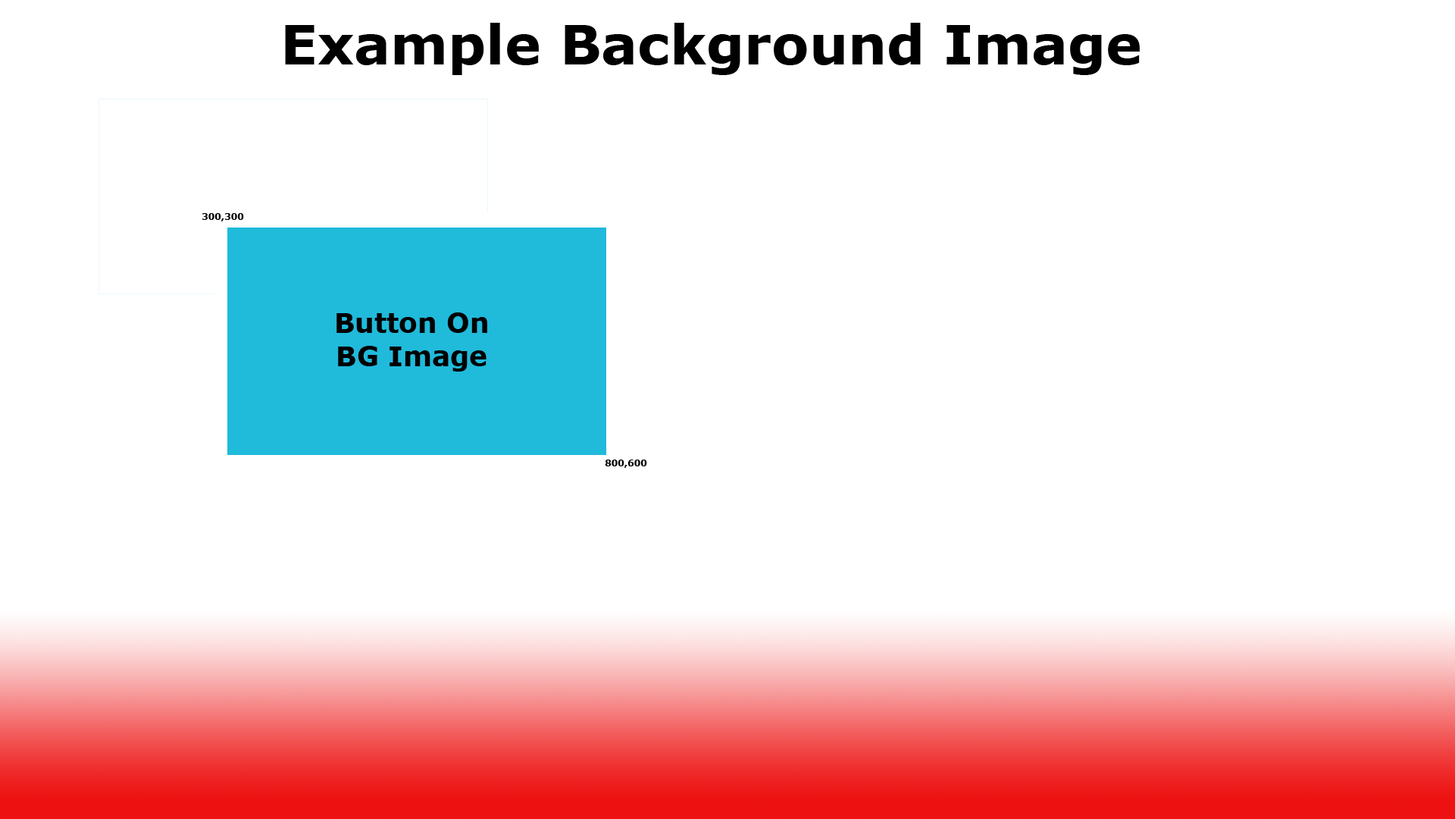
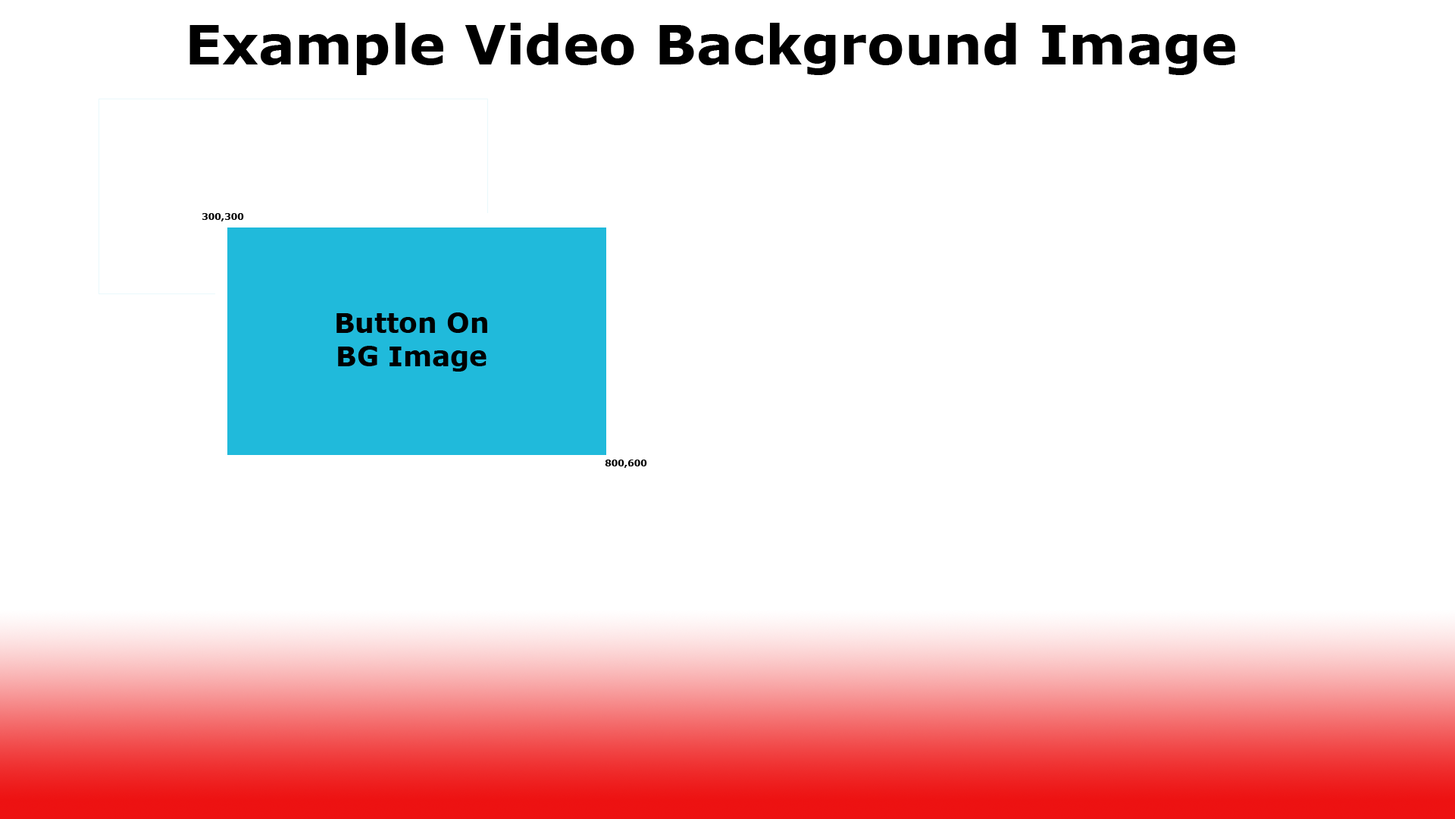
Revision of a layered 1455×819 image; what changed, layer by layer:
renamed "Example Background Image" to "Example Video Background Image", painted on it over [189, 22, 1236, 76]
